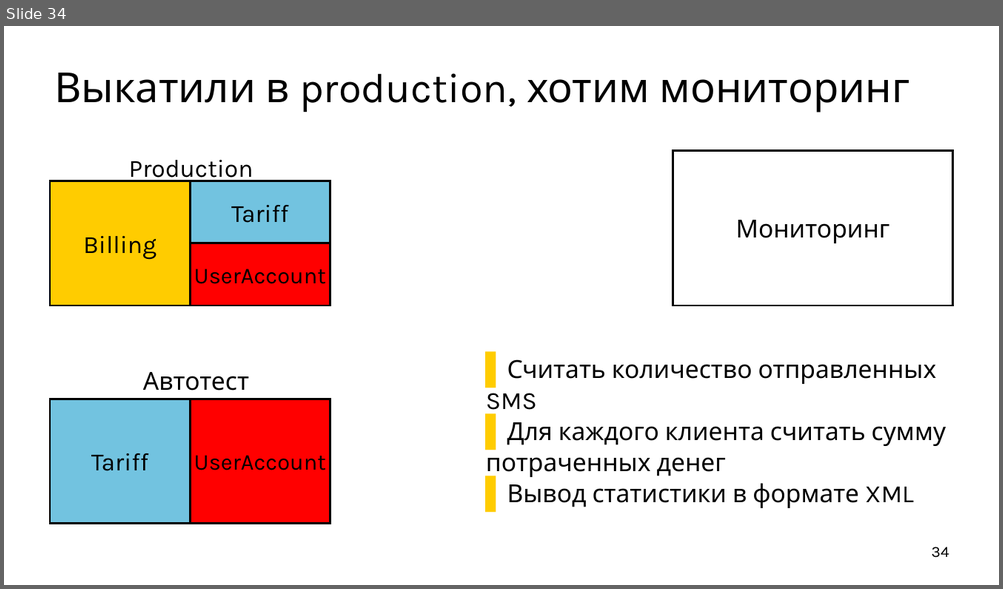
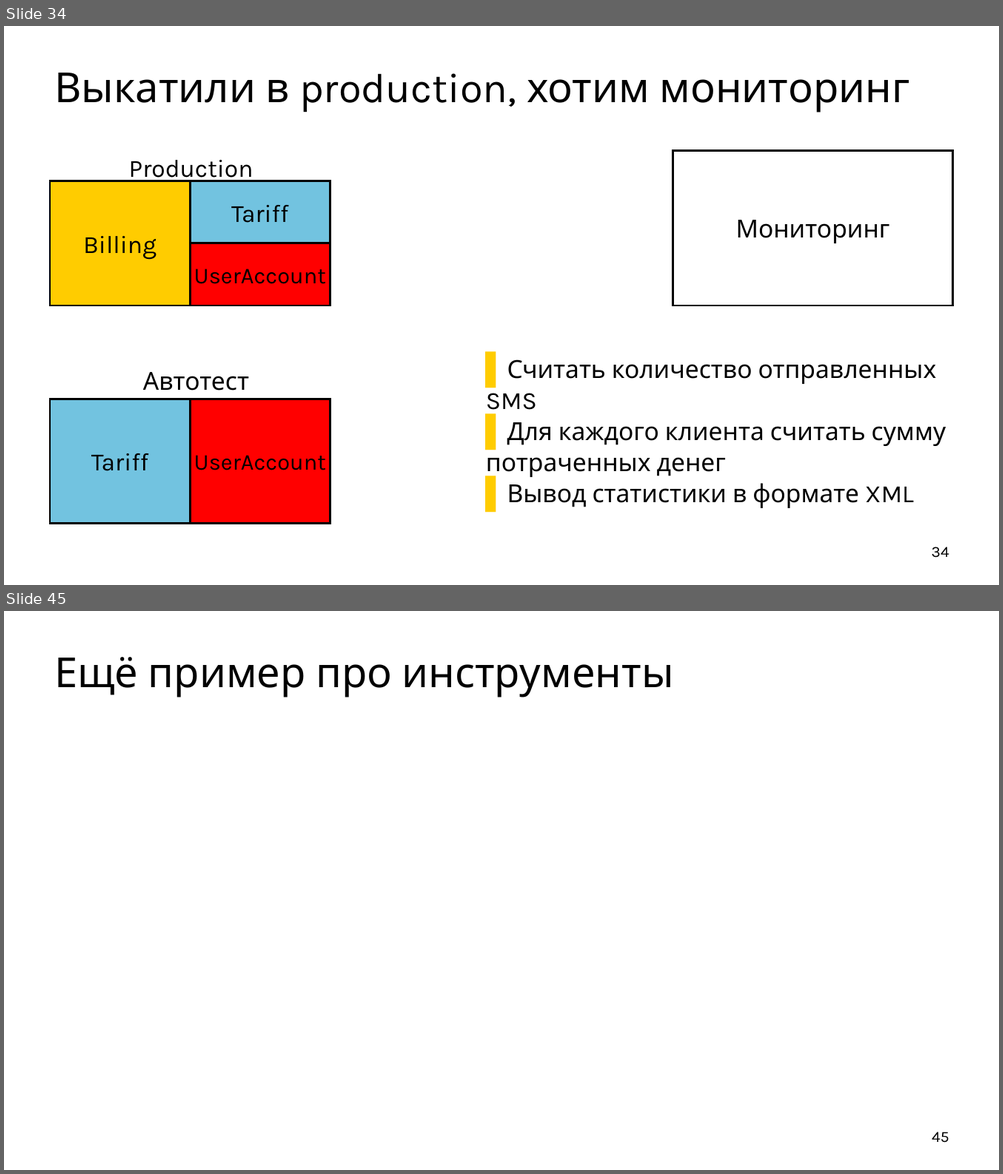
Before and after one commit to ishfb/cpprus17, a slide deck: slides.pptx. Shown one above the other, each under a label of ours: slide 34 before the commit, slides 34 and 45 after it; the slides between them are not shown. The pictures are 1003x589 and 1003x1174 pixels, drawn with LibreOffice and Linux fonts; fonts in the diff are those of the drawing. Boxes give left, top, right and bottom in pixels: in the first picture for what was removed or moved away, otherwise in the second. Text is boxed around its words. In the diff, an @@ line names an element or a change of style, - is before the commit and + after.

```diff
--- a/slides.pptx
+++ b/slides.pptx
@@ slide 45 added at [4,611,999,1170], background #FFFFFF @@
@@ title added at [54,657,674,698], 80 pt, text #000000 @@
+Ещё пример про инструменты
@@ page number added at [931,1132,949,1143], 30 pt, text #000000 @@
+45
```
Also in this commit, not shown: 3 slides changed, 10 other slides added, 1 other file.
